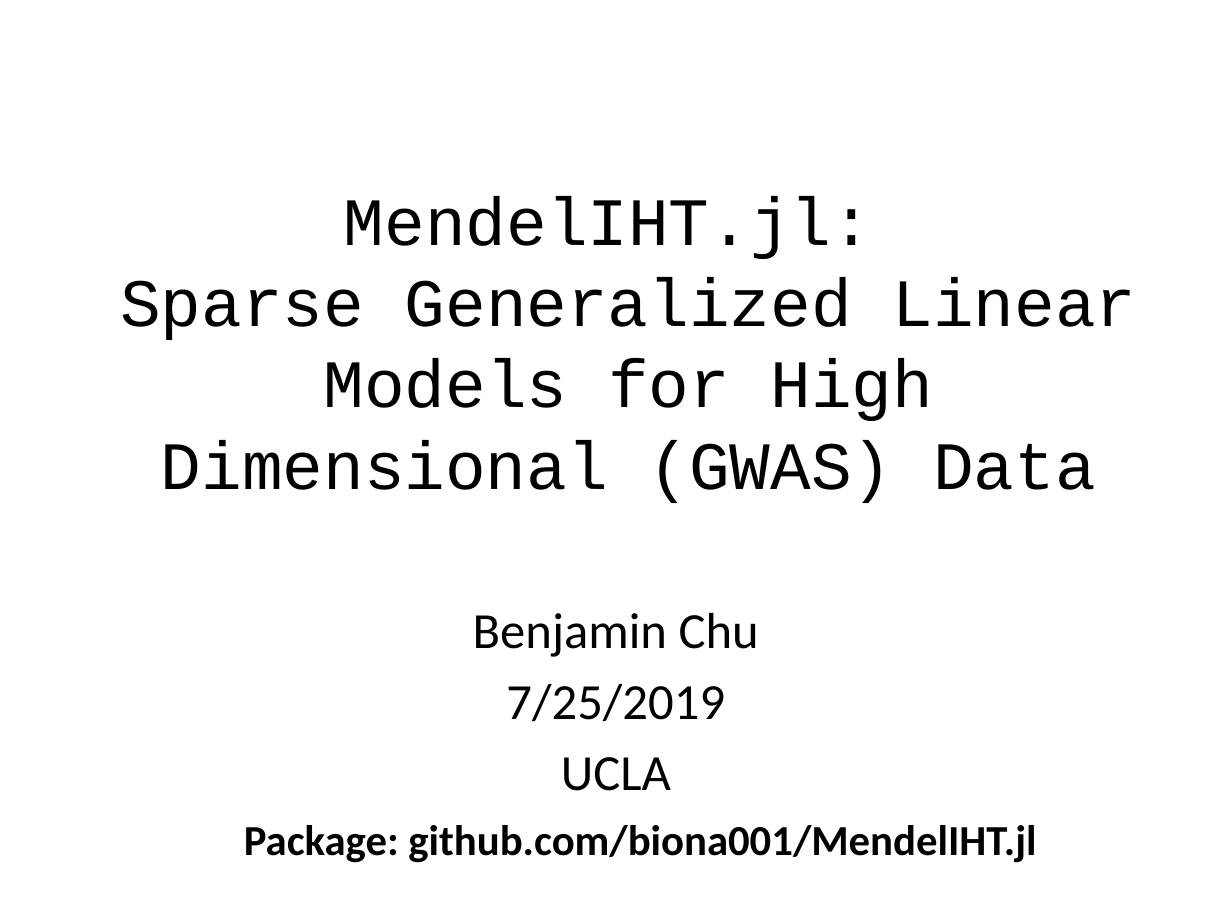
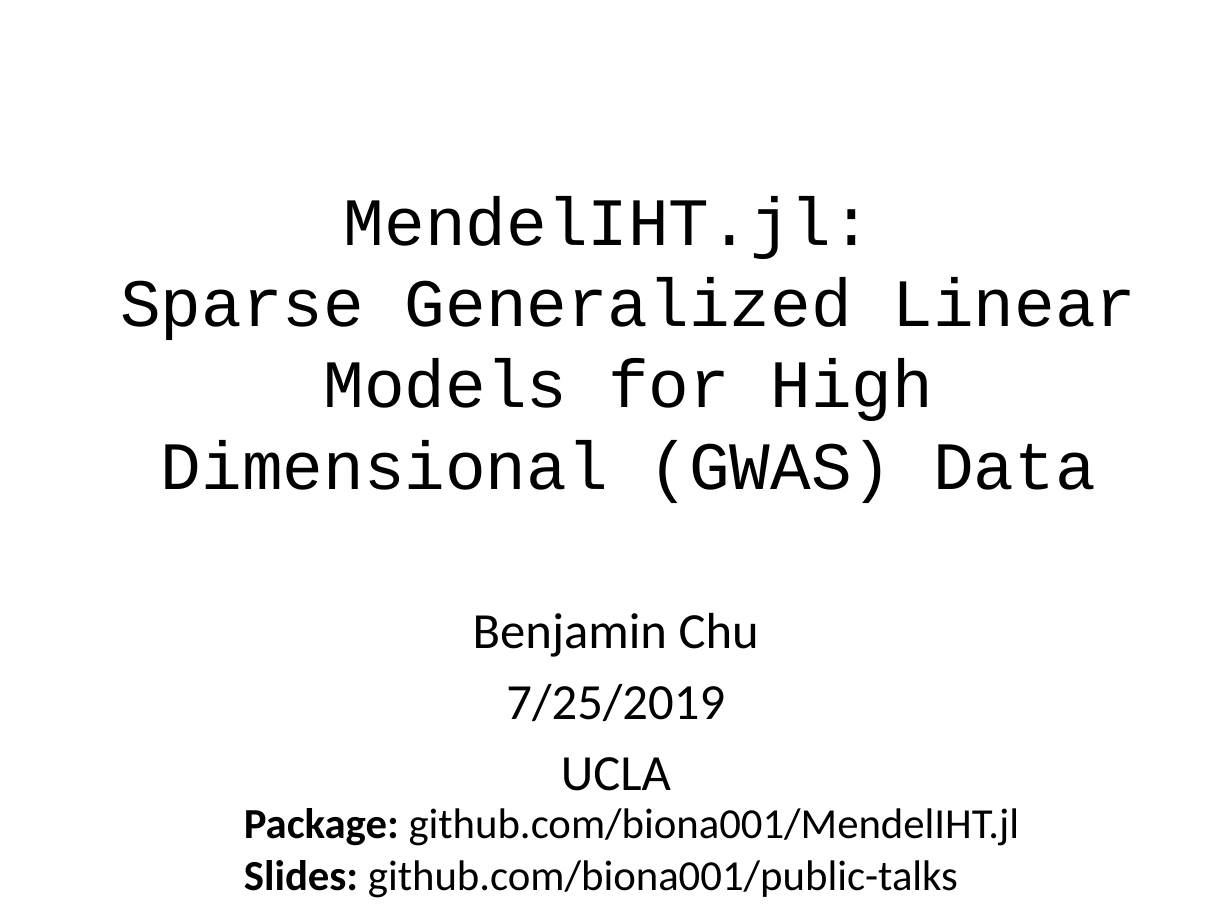
Before and after one commit to biona001/public-talks, a slide deck: slide 1 of JuliaCon 2019/talk/talk.pptx. Drawn at 1232x924 pixels with LibreOffice and Linux fonts; fonts in the diff are those of the drawing; background and template pictures are left out. Boxes give left, top, right and bottom in pixels: in the first picture for what was removed or moved away, otherwise in the second. Text is boxed around its words. In the diff, an @@ line names an element or a change of style, - is before the commit and + after.

```diff
--- a/JuliaCon 2019/talk/talk.pptx
+++ b/JuliaCon 2019/talk/talk.pptx
@@ text "Package: github.com/biona001/MendelIHT.jl": place and size @@
-text "Package: github.com/biona001/MendelIHT.jl" at bbox=[244, 825, 1036, 863]
+text "Package: github.com/biona001/MendelIHT.jl" at bbox=[244, 808, 1020, 898]
@@ text at bbox=[244, 808, 1020, 846]: bold off in "github.com/biona001/MendelIHT.jl" @@
@@ text at bbox=[244, 860, 958, 898]: paragraph added @@
+Slides: github.com/biona001/public-talks
```
Also in this commit, not shown: 4 other slides changed, 1 slide added, 1 other file.
